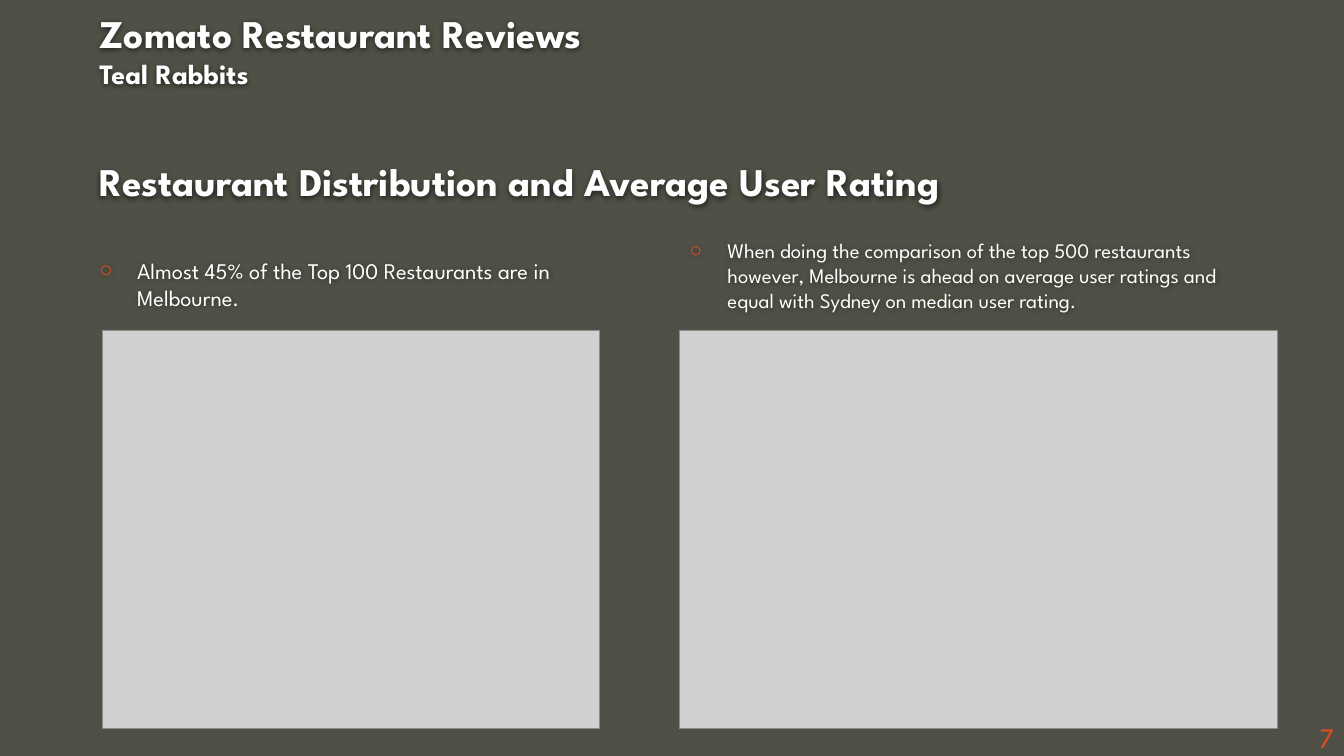
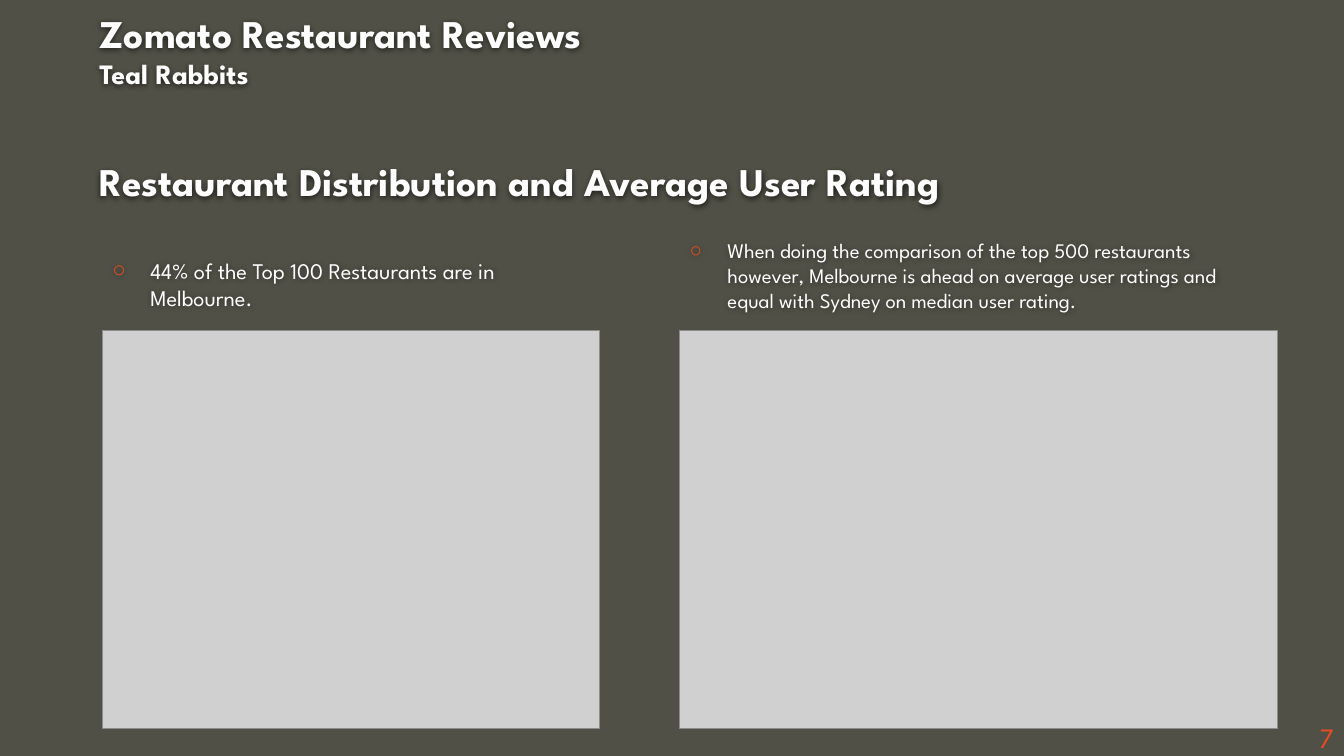
Before and after one commit to ashdrayton/Zomato-Restaurants-Reviews, a slide deck: slide 7 of Final notebooks/Zomato_Presentation_EW_20200712.pptx. Drawn at 1344x756 pixels with LibreOffice and Linux fonts; fonts in the diff are those of the drawing; grey boxes stand for pictures; background and template pictures are left out. Boxes give left, top, right and bottom in pixels: in the first picture for what was removed or moved away, otherwise in the second. Text is boxed around its words. In the diff, an @@ line names an element or a change of style, - is before the commit and + after.

```diff
--- a/Final notebooks/Zomato_Presentation_EW_20200712.pptx
+++ b/Final notebooks/Zomato_Presentation_EW_20200712.pptx
@@ text at (150, 263, 494, 306): text changed @@
-○ Almost 45% of the Top 100 Restaurants are in Melbourne.
+○ 44% of the Top 100 Restaurants are in Melbourne.
```
Also in this commit, not shown: 6 other slides changed.
